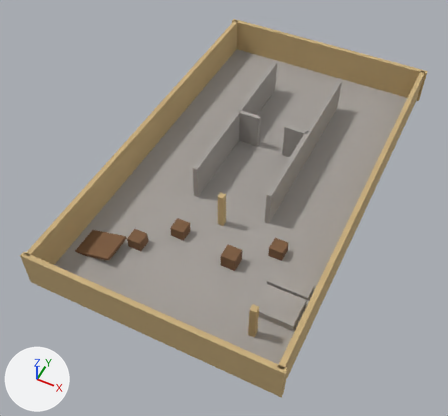
What one commit did to the glTF model assets/maps/de_greybox.glb.
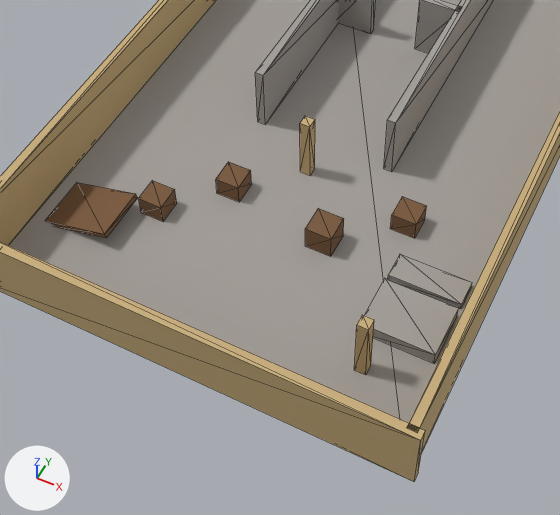
There are two pictures of each version: one whole from a 50 mm lens placed at (18.2, -41.9, 47.2), pointed at (-1.1, -3.3, -1.1), one close up on the part from 11% to 81% of the width and 31% to 100% of the height. Arrows for +X, +Y and +Z are at lower left; the lights stay in place. The older version's two pictures come first. The close-ups show mesh edges as thin lines. Vertices at exactly the same position are counted once.

Script lines for the objects in view, before the commit:
```python
me_box_0 = bpy.data.meshes.new('box_0')
me_box_0.from_pydata(...)  # 144 vertices, 216 faces; spans x -12.5..12.5, y -20.2..22.2, z -0.3..4.0
# faces by material slot: [84, 72, 60]
me_box_0.materials.append(mat_m_concrete)  # grey #a5a09b
me_box_0.materials.append(mat_m_sandstone)  # brown #c9ae7c
me_box_0.materials.append(mat_m_wood)  # brown #7a593c
ob_de_greybox = bpy.data.objects.new('de_greybox', me_box_0)
ob_de_greybox.location = (0.0, 0.0, 0.0)
```
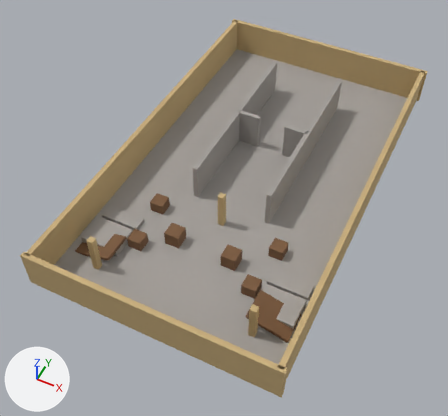
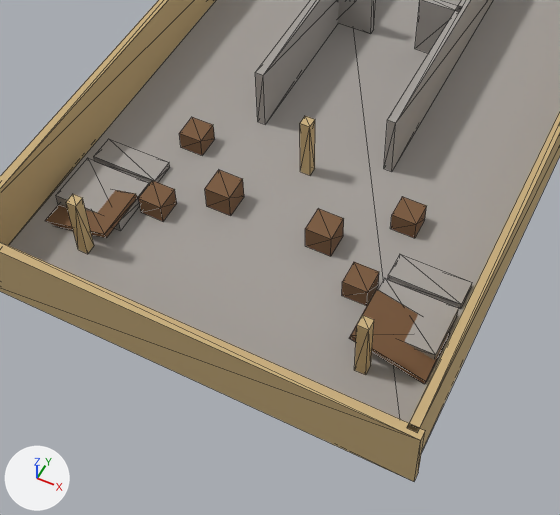
Boxes [x1, y1, x2, y2] around the edits, measured in the close-ups (560 x 515 px; the box of a moved part takes in the faces that stretch with it):
part 1 of me_box_0, added
    after: [94, 139, 170, 183]
part 2 of me_box_0, added
    after: [56, 158, 149, 231]
part 3 of me_box_0, added (brown)
    after: [66, 194, 94, 254]
part 4 of me_box_0, added (brown)
    after: [205, 170, 244, 216]
part 5 of me_box_0, moved or reshaped
    before: [216, 162, 252, 202]
    after: [179, 117, 215, 155]
part 6 of me_box_0, added (brown)
    after: [342, 262, 379, 306]
part 7 of me_box_0, added (brown)
    after: [349, 289, 450, 384]

The change in detail:
me_box_0 is used by ob_de_greybox; location (0.0, 0.0, 0.0).
me_box_0 had 144 vertices, 216 faces and spanned x -12.5..12.5, y -20.2..22.2, z -0.3..4.0.
me_box_0 now has 192 vertices, 288 faces and spans x -12.5..12.5, y -20.2..22.2, z -0.3..4.0.
me_box_0 part 1: a new loose piece, a box spanning x -11.0..-7.0, y -10.75..-9.25, z 0.0..0.4, in mat_m_concrete (grey #a5a09b).
me_box_0 part 2: a new loose piece, a box spanning x -11.0..-7.0, y -14.25..-11.25, z 0.0..0.8, in mat_m_concrete (grey #a5a09b).
me_box_0 part 3: a new loose piece, a box spanning x -8.3..-7.7, y -16.3..-15.7, z 0.0..4.0, in mat_m_sandstone (brown #c9ae7c).
me_box_0 part 4: a new loose piece, a box spanning x -3.8..-2.2, y -10.8..-9.2, z 0.0..1.5, in mat_m_wood (brown #7a593c).
me_box_0 part 5: the loose piece of 8 vertices spanning x -3.7..-2.3, y -9.7..-8.3, z 0.0..1.2 is moved by (-3.5, 2.0, 0.0).
me_box_0 part 6: a new loose piece, a box spanning x 5.3..6.7, y -12.7..-11.3, z 0.0..1.2, in mat_m_wood (brown #7a593c).
Part 7, on me_box_0:
8 vertices are added at x 7.0..11.1, y -15.5..-12.5, z 0.0..1.5.
12 new faces join them, mat_m_wood (brown #7a593c).
